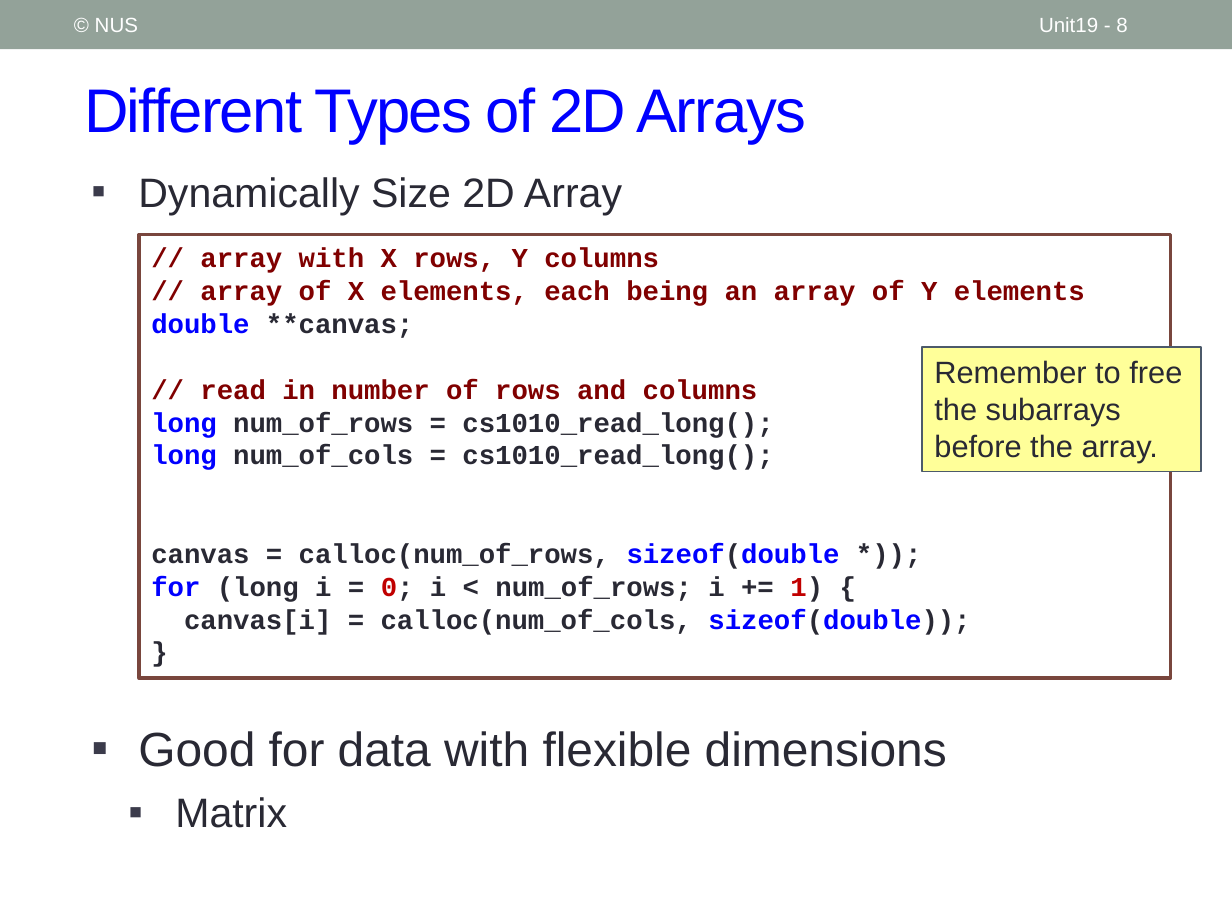
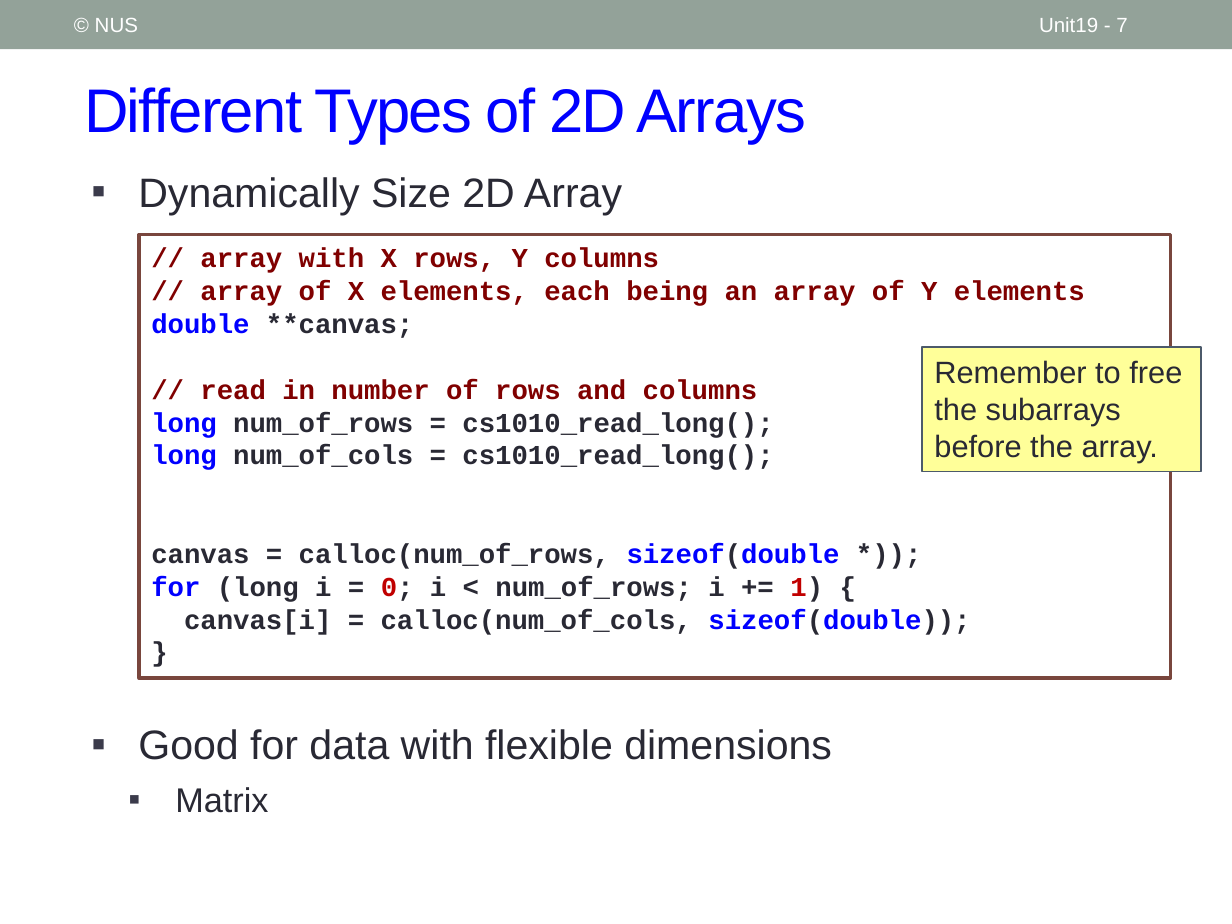
Before and after one commit to nus-cs1010-2021-s2/website, a slide deck: slide 7 of slides/Unit19_Multi-Dimensional Arrays.pptx (slide 8 before the commit). Drawn at 1232x924 pixels with LibreOffice and Linux fonts; fonts in the diff are those of the drawing. Boxes give left, top, right and bottom in pixels: in the first picture for what was removed or moved away, otherwise in the second. Text is boxed around its words. In the diff, an @@ line names an element or a change of style, - is before the commit and + after.

```diff
--- a/slides/Unit19_Multi-Dimensional Arrays.pptx
+++ b/slides/Unit19_Multi-Dimensional Arrays.pptx
@@ page number at <box>1039,17,1127,32</box>: text changed @@
-Unit19 - 8
+Unit19 - 7
@@ text at <box>138,729,832,813</box>: size 28 to 24 pt in "Good for data with flexible dimensions"; size 24 to 20 pt in "Matrix" @@
```
Also in this commit, not shown: 4 other slides changed, 1 slide removed, 4 other files.
